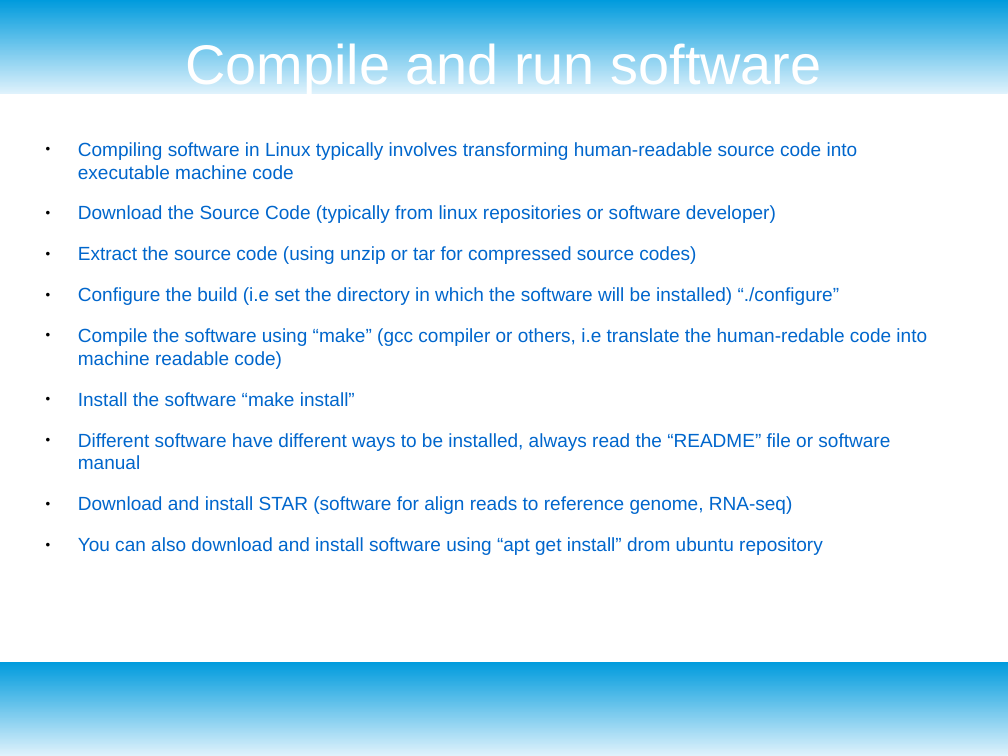
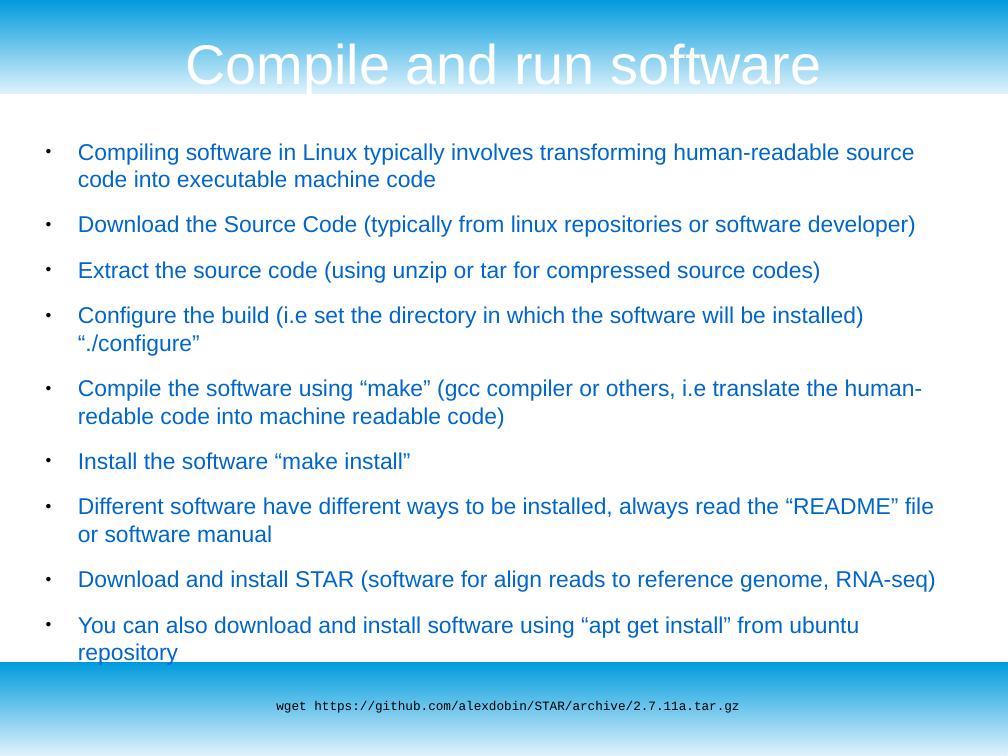
Before and after one commit to ngualand/Introduction_to_bioinformatics, a slide deck: slide 17 of Slides/Introduction_Linux.odp. Drawn at 1008x756 pixels with LibreOffice and Linux fonts; fonts in the diff are those of the drawing. Boxes give left, top, right and bottom in pixels: in the first picture for what was removed or moved away, otherwise in the second. Text is boxed around its words. In the diff, an @@ line names an element or a change of style, - is before the commit and + after.

```diff
--- a/Slides/Introduction_Linux.odp
+++ b/Slides/Introduction_Linux.odp
@@ text at bbox=[78, 143, 936, 592]: size 15 to 18 pt in "Compiling software in Linux typically involves transforming ...", "Download the Source Code (typically from linux ...", "Extract the source code (using unzip or ...", "Configure the build (i.e set the directory ..." and 4 more places @@
@@ text at bbox=[78, 616, 859, 666]: text changed; size 15 to 18 pt @@
-● You can also download and install software using “apt get install” drom ubuntu repository
+● You can also download and install software using “apt get install” from ubuntu repository
@@ text added at bbox=[276, 701, 739, 713], 10 pt, text #000000 @@
+wget https://github.com/alexdobin/STAR/archive/2.7.11a.tar.gz
```
Also in this commit, not shown: 14 other slides changed, 1 slide removed, 4 other files.
